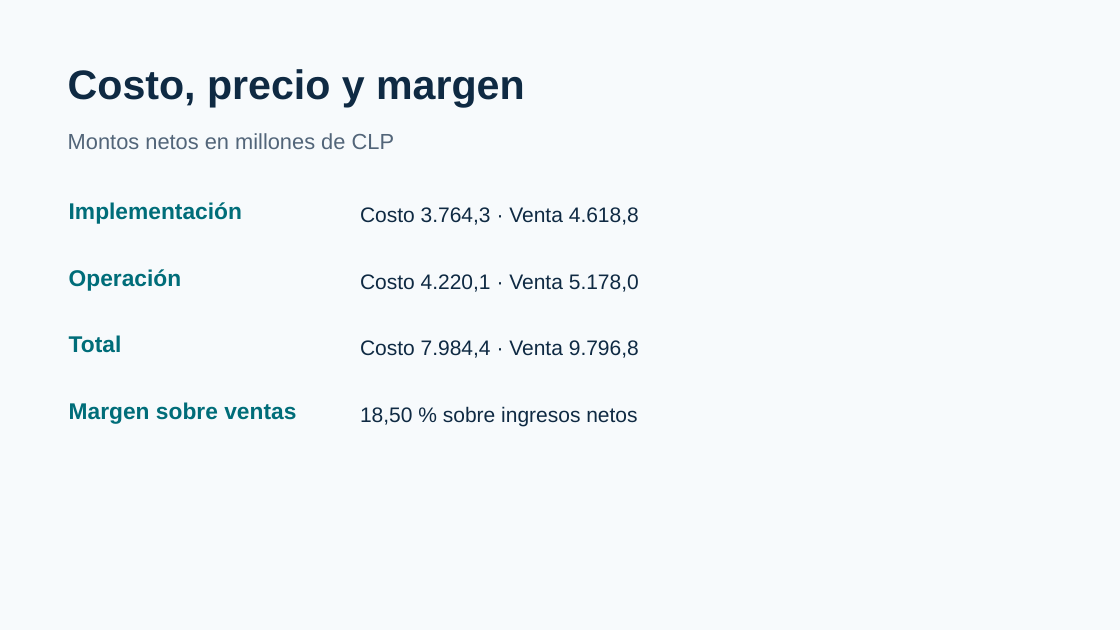
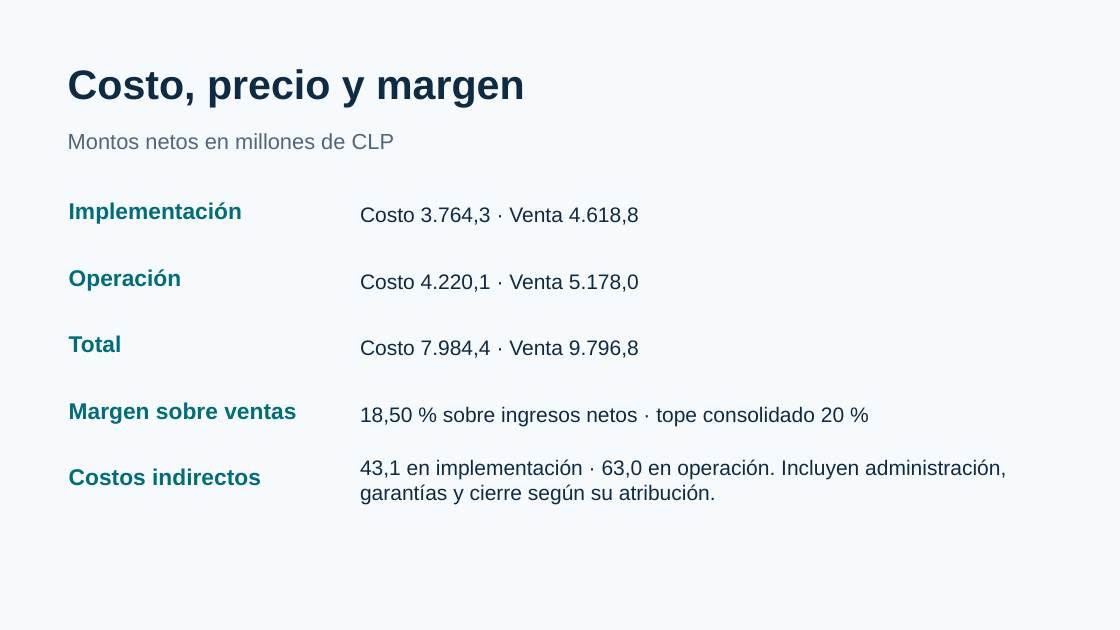
Before and after one commit to mvergaral/audIT, a slide deck: slide 2 of Informe-3/AUDIT-Informe3-Presentacion-Economica.pptx. Drawn at 1120x630 pixels with LibreOffice and Linux fonts; fonts in the diff are those of the drawing. Boxes give left, top, right and bottom in pixels: in the first picture for what was removed or moved away, otherwise in the second. Text is boxed around its words. In the diff, an @@ line names an element or a change of style, - is before the commit and + after.

```diff
--- a/Informe-3/AUDIT-Informe3-Presentacion-Economica.pptx
+++ b/Informe-3/AUDIT-Informe3-Presentacion-Economica.pptx
@@ text at box(360, 406, 844, 426): text changed @@
-18,50 % sobre ingresos netos
+18,50 % sobre ingresos netos · tope consolidado 20 %
@@ text added at box(69, 468, 261, 486), 19.5 pt, text #006D79, bold @@
+Costos indirectos
@@ text added at box(360, 459, 1006, 505), 18 pt, text #0F2A43 @@
+43,1 en implementación · 63,0 en operación. Incluyen administración, garantías y cierre según su atribución.
```
Also in this commit, not shown: 5 other slides changed, 12 other files.
